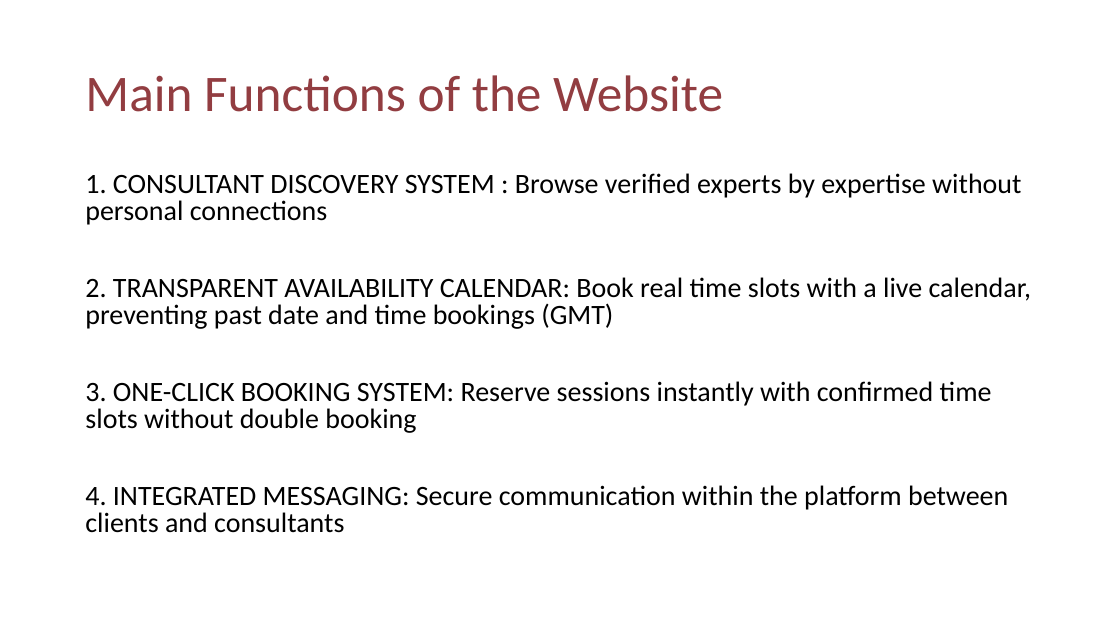
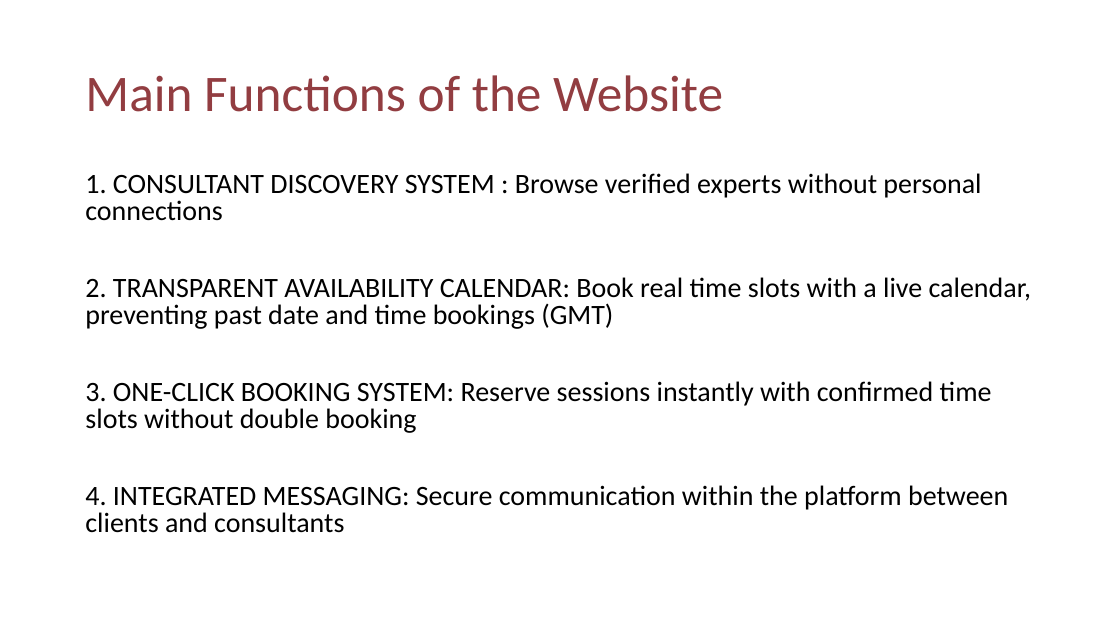
Before and after one commit to mkomemensah/FinalProject_WebTech_maame.kome-mensah, a slide deck: slide 6 of FInal_Project_Faming_Maame_KM.pptx. Drawn at 1120x630 pixels with LibreOffice and Linux fonts; fonts in the diff are those of the drawing; background and template pictures are left out. Boxes give left, top, right and bottom in pixels: in the first picture for what was removed or moved away, otherwise in the second. Text is boxed around its words. In the diff, an @@ line names an element or a change of style, - is before the commit and + after.

```diff
--- a/FInal_Project_Faming_Maame_KM.pptx
+++ b/FInal_Project_Faming_Maame_KM.pptx
@@ text at (85,173,981,221): text changed @@
-1. CONSULTANT DISCOVERY SYSTEM : Browse verified experts by expertise without personal connections
+1. CONSULTANT DISCOVERY SYSTEM : Browse verified experts without personal connections
```
Also in this commit, not shown: 2 other slides changed, 1 slide added, 2 slides removed, 4 other files.
